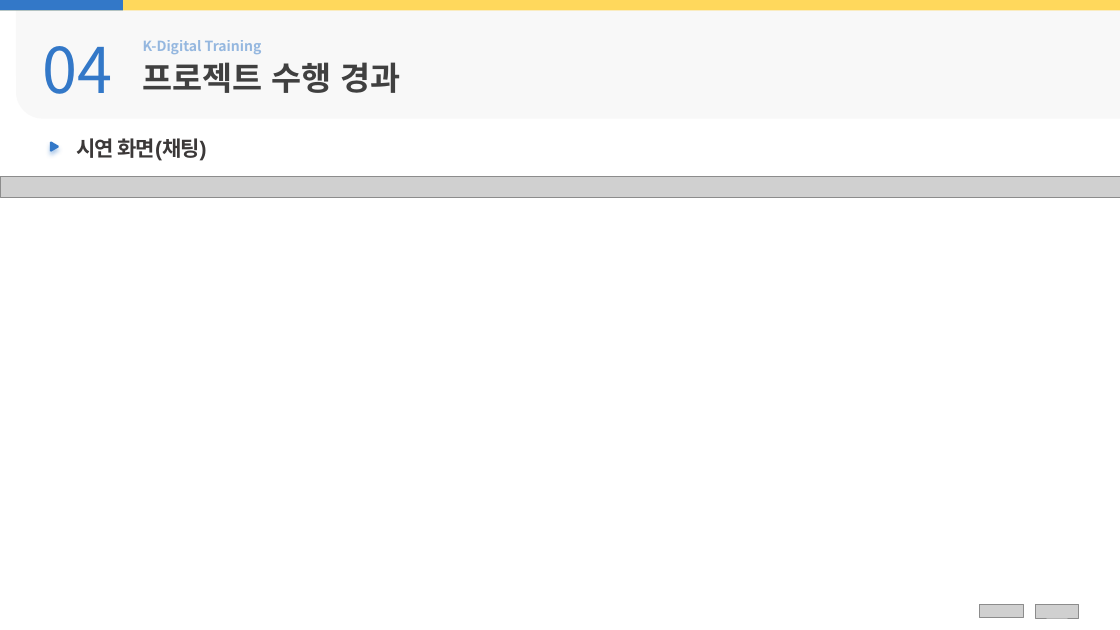
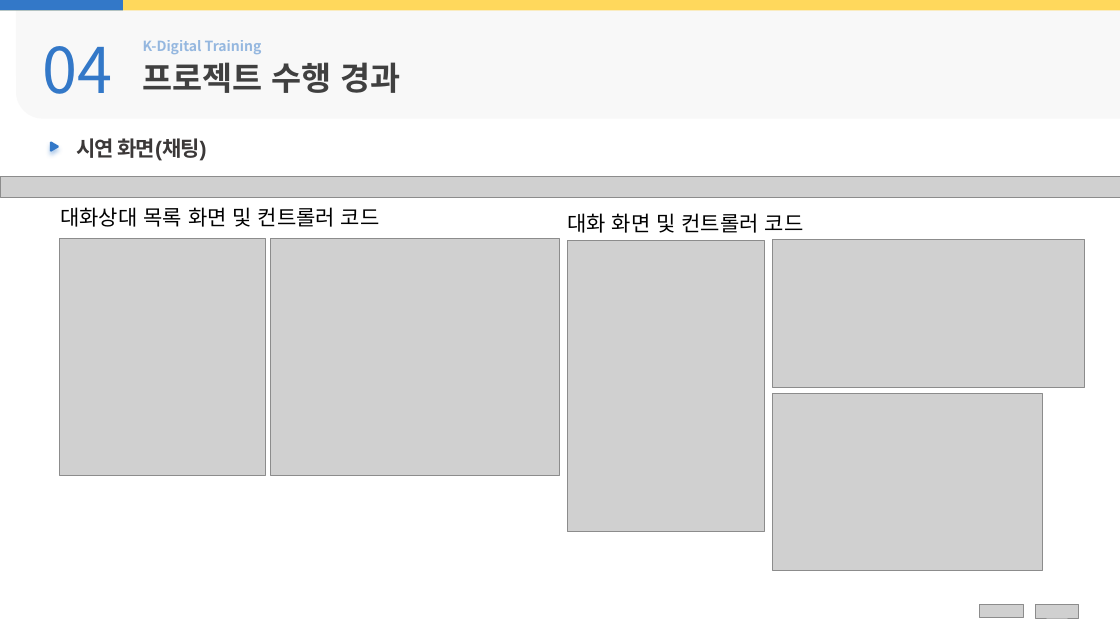
Before and after one commit to juhyeonjong2/EzenCompany, a slide deck: slide 19 of Documents/8. 발표/3. KDT 결과보고서/결과보고서_B팀(클라우드 기반 Spring Framework를 활용한 기업 커뮤니티 시스템).pptx. Drawn at 1120x630 pixels with LibreOffice and Linux fonts; fonts in the diff are those of the drawing; grey boxes stand for pictures; background and template pictures are left out. Boxes give left, top, right and bottom in pixels: in the first picture for what was removed or moved away, otherwise in the second. Text is boxed around its words. In the diff, an @@ line names an element or a change of style, - is before the commit and + after.

```diff
--- a/Documents/8. 발표/3. KDT 결과보고서/결과보고서_B팀(클라우드 기반 Spring Framework를 활용한 기업 커뮤니티 시스템).pptx
+++ b/Documents/8. 발표/3. KDT 결과보고서/결과보고서_B팀(클라우드 기반 Spring Framework를 활용한 기업 커뮤니티 시스템).pptx
@@ text added at [60, 207, 380, 227], 18 pt, text #000000 @@
+대화상대 목록 화면 및 컨트롤러 코드
@@ picture added at [59, 238, 266, 475] @@
@@ picture added at [271, 238, 559, 476] @@
@@ text added at [567, 213, 804, 233], 18 pt, text #000000 @@
+대화 화면 및 컨트롤러 코드
@@ picture added at [773, 239, 1086, 388] @@
@@ picture added at [567, 240, 765, 532] @@
@@ picture added at [773, 393, 1043, 571] @@
```
Also in this commit, not shown: 6 other slides changed.
